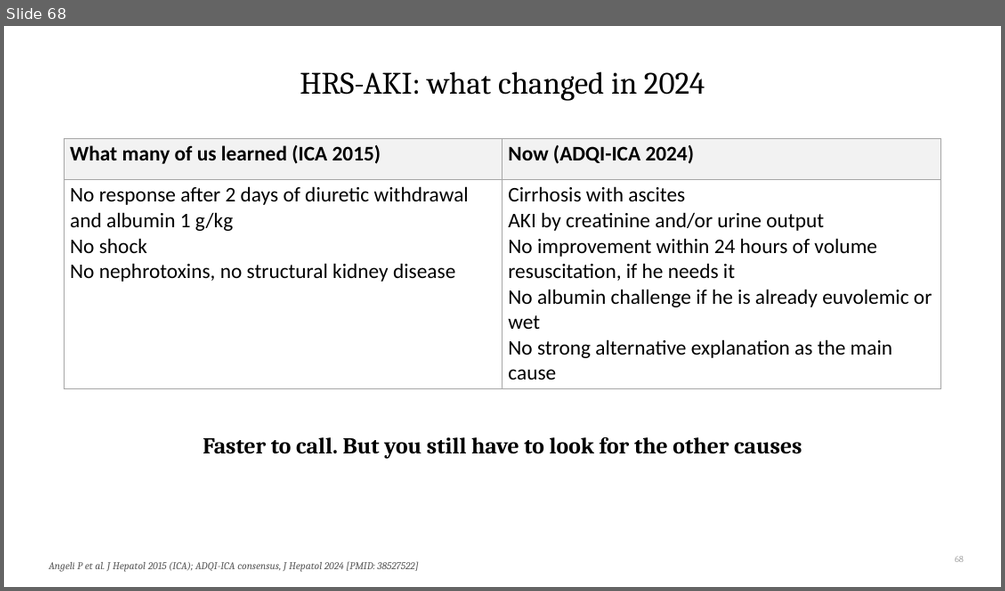
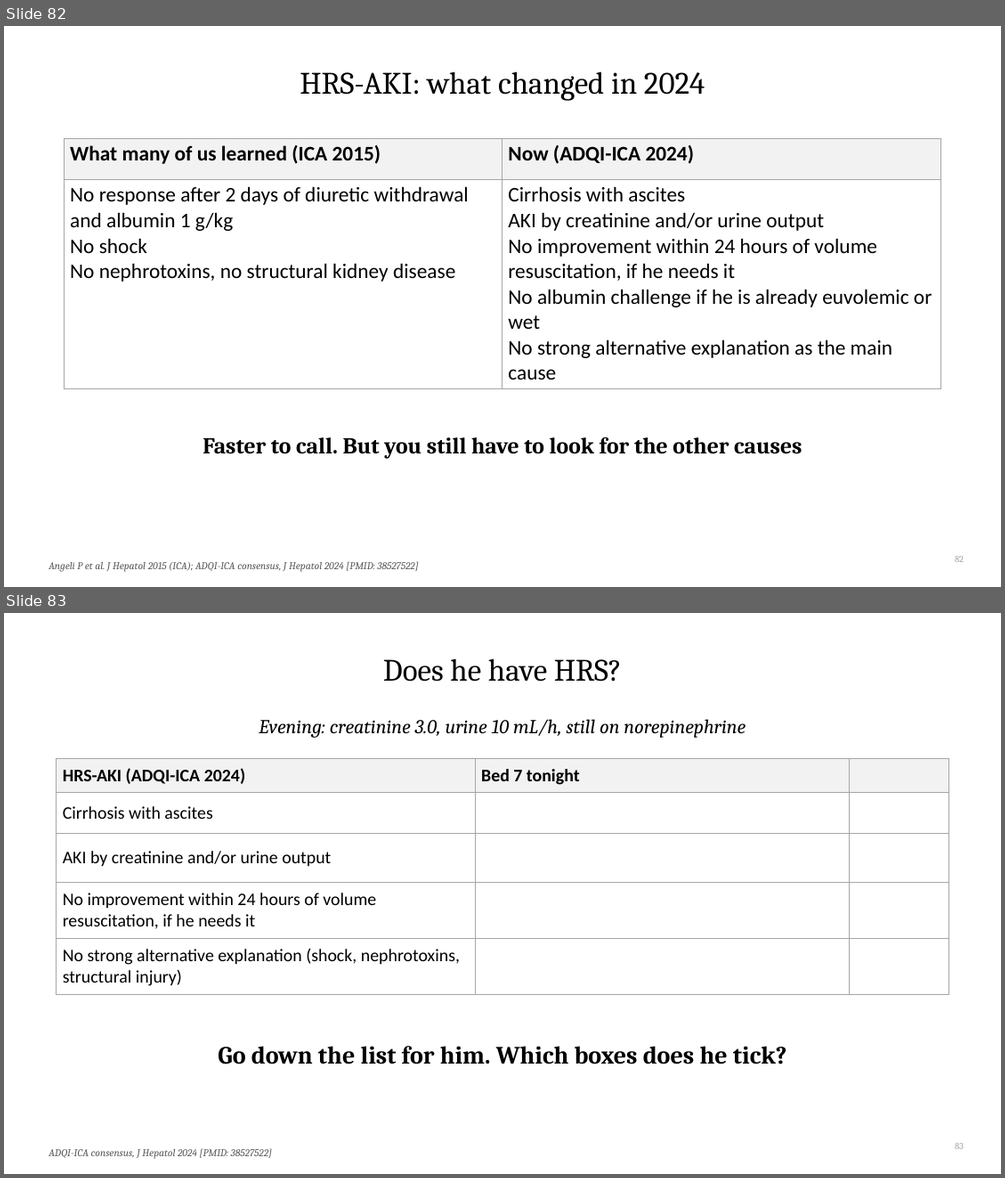
Before and after one commit to qaddodi/mohammad-almeqdadi-lectures, a slide deck: lectures/acute-liver-failure-aclf-in-icu/ALF and ACLF in the ICU.pptx. Shown one above the other, each under a label of ours: slide 68 before the commit, slides 82 and 83 after it. The pictures are 1005x591 and 1005x1178 pixels, drawn with LibreOffice and Linux fonts; fonts in the diff are those of the drawing. Boxes give left, top, right and bottom in pixels: in the first picture for what was removed or moved away, otherwise in the second. Text is boxed around its words. In the diff, an @@ line names an element or a change of style, - is before the commit and + after.

```diff
--- a/lectures/acute-liver-failure-aclf-in-icu/ALF and ACLF in the ICU.pptx
+++ b/lectures/acute-liver-failure-aclf-in-icu/ALF and ACLF in the ICU.pptx
@@ slide 83 added at (4, 613, 1001, 1174), background #FFFFFF @@
@@ title added at (383, 658, 622, 682), 30 pt, text #000000 @@
+Does he have HRS?
@@ text added at (259, 719, 745, 738), 19 pt, text #000000, italic @@
+Evening: creatinine 3.0, urine 10 mL/h, still on norepinephrine
@@ table added at (57, 759, 948, 989), 5 rows, 3 columns @@
+HRS-AKI (ADQI-ICA 2024) | Bed 7 tonight | 
+Cirrhosis with ascites |  | 
+AKI by creatinine and/or urine output |  | 
+No improvement within 24 hours of volume resuscitation, if he needs it |  | 
+No strong alternative explanation (shock, nephrotoxins, structural injury) |  | 
@@ text added at (218, 1046, 787, 1064), 24 pt, text #000000, bold @@
+Go down the list for him. Which boxes does he tick?
@@ page number added at (955, 1143, 963, 1149), 9 pt, text #A6A6A6 @@
+83
@@ text added at (48, 1148, 272, 1159), 10 pt, text #595959, italic @@
+ADQI-ICA consensus, J Hepatol 2024 [PMID: 38527522]
@@ what was slide 68 is now slide 82 @@
```
Also in this commit, not shown: 10 slides changed, 20 other slides added, 2 other files.
